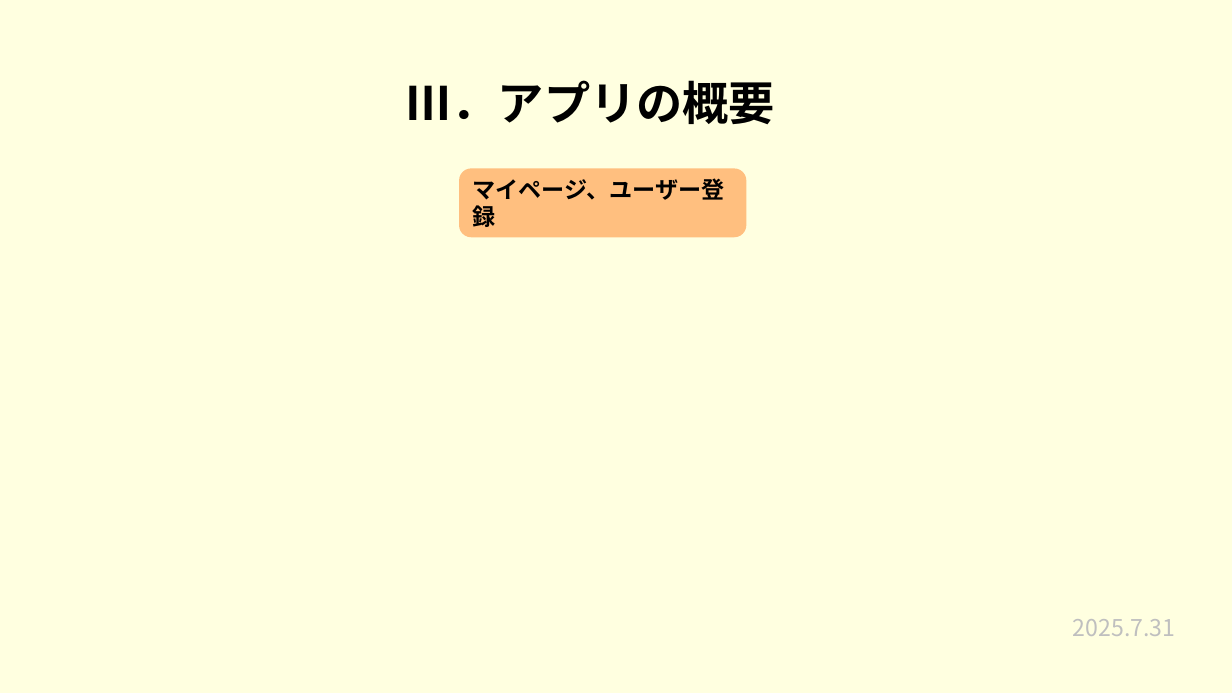
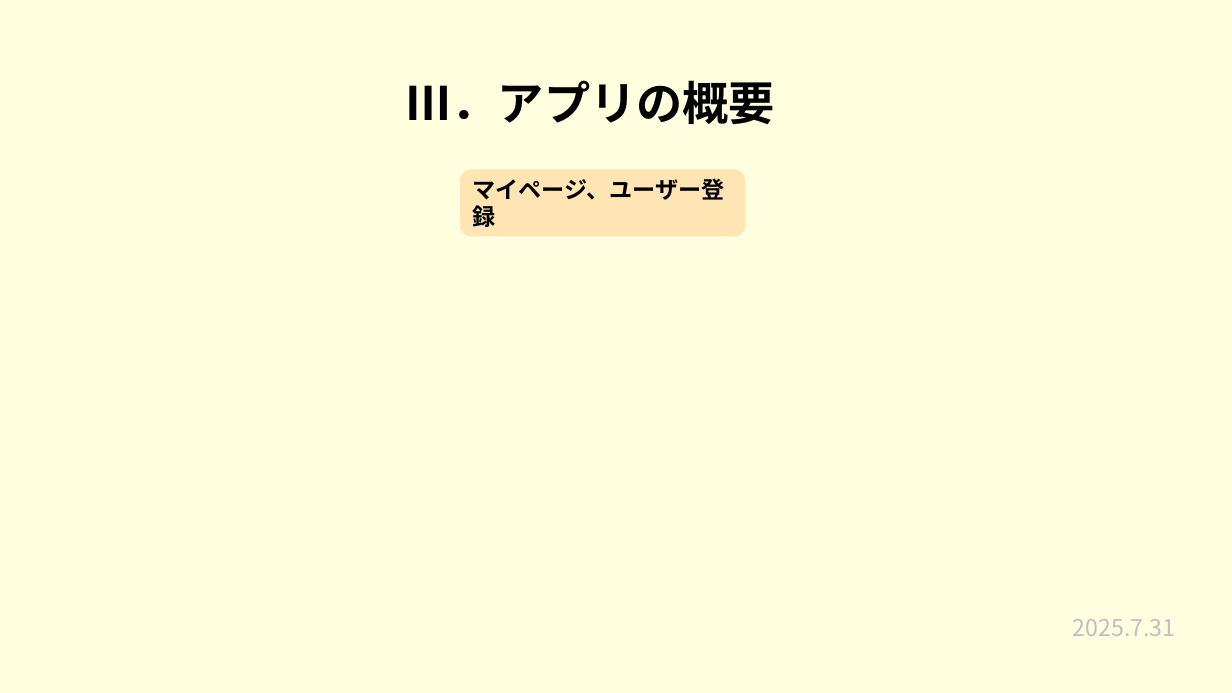
Before and after one commit to plusdojo2025/a2-7, a slide deck: slide 7 of 発表準備/7月成果発表会.pptx. Drawn at 1232x693 pixels with LibreOffice and Linux fonts; fonts in the diff are those of the drawing. Boxes give left, top, right and bottom in pixels: in the first picture for what was removed or moved away, otherwise in the second. Text is boxed around its words. In the diff, an @@ line names an element or a change of style, - is before the commit and + after.

```diff
--- a/発表準備/7月成果発表会.pptx
+++ b/発表準備/7月成果発表会.pptx
@@ rounded rectangle "マイページ、ユーザー登録" at box(460, 169, 746, 236): fill #FFBF7F to #FFE5B4; outline #FFBF7F 1.5 pt to none @@
```
Also in this commit, not shown: 7 other slides changed.
